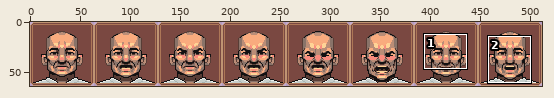
Two states of a sprite sheet, src/assets/art/boss.png. The picture above shows the old version from afar; the outline marks the close-up.
Close-up. Before the edit:
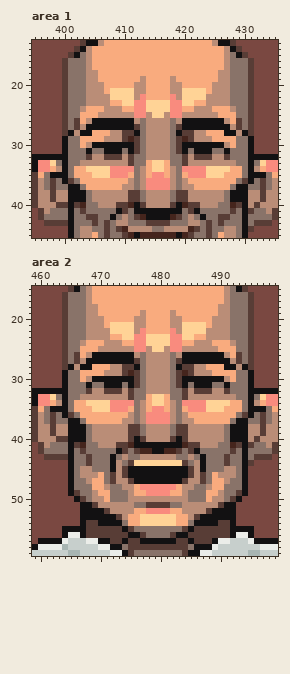
The file is 512x64 pixels. Shown: area 1: x 395..435, y 13..45; area 2: x 459..499, y 15..59.
Once edited:
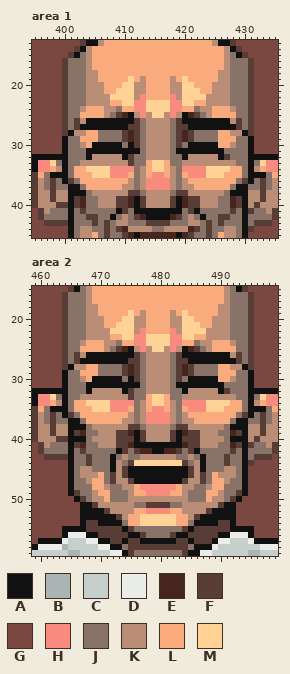
Palette (. is transparent): A #121112  B #a8b5b2  C #c7cfcc  D #ebede9  E #45251d  F #583d36  G #7a4841  H #f98b7e  J #897369  K #ba8d77  L #f9ab7e  M #ffd396
The edit:
Area 1:
y 19: x 411 L -> M; x 420 L -> M
y 20: x 410..411 LL -> MM; x 420..421 LL -> MM
y 21: x 408 M -> L; x 423 M -> L
y 24: x 409 K -> J; x 422 K -> J
y 25: x 406 K -> L; x 408..412 KKKKH -> JFEAK; x 419..423 HKKKK -> KAEFJ; x 425 K -> L
y 26: x 403..404 LK -> KA; x 412 K -> F; x 419 K -> F; x 427..428 KL -> AK
y 27: x 403 K -> A; x 411 A -> F; x 420 A -> F; x 428 K -> A
y 28: x 403..404 AA -> KL; x 406..409 LLKK -> JJJJ; x 411..412 FA -> EF; x 419..420 AF -> FE; x 422..425 KKLL -> JJJJ; x 427..428 AA -> LK
y 29: x 406..409 LKKK -> JJJJ; x 422..425 KKKL -> JJJJ
y 30: x 403..404 LK -> KL; x 410 A -> J; x 420 A -> J; x 426..428 AKL -> LLK
y 31: x 405..406 JJ -> AA; x 410 J -> A; x 412 F -> A; x 419 F -> A; x 421 J -> A; x 425..427 JJA -> AAJ
y 32: x 404 F -> A; x 407..410 FFFK -> KKKA; x 420 F -> A; x 422..424 FFF -> KKK; x 426 K -> A
y 33: x 420 F -> K
y 39: x 402..403 AA -> FE; x 405 K -> J; x 409..413 KKFFJ -> FFEAF; x 418..422 JFFKK -> FAEFF; x 426 K -> J; x 428..429 AA -> EF
Area 2:
y 19: x 475 L -> M; x 484 L -> M
y 20: x 474..475 LL -> MM; x 484..485 LL -> MM
y 21: x 472 M -> L; x 487 M -> L
y 24: x 473 K -> J; x 486 K -> J
y 25: x 470 K -> L; x 472..476 KKKKH -> JFEAK; x 483..487 HKKKK -> KAEFJ; x 489 K -> L
y 26: x 467..468 LK -> KA; x 476 K -> F; x 483 K -> F; x 491..492 KL -> AK
y 27: x 467 K -> A; x 475 A -> F; x 484 A -> F; x 492 K -> A
y 28: x 467..468 AA -> KL; x 470..473 LLKK -> JJJJ; x 475..476 FA -> EF; x 483..484 AF -> FE; x 486..489 KKLL -> JJJJ; x 491..492 AA -> LK
y 29: x 470..473 LKKK -> JJJJ; x 486..489 KKKL -> JJJJ
y 30: x 467..468 LK -> KL; x 474 A -> J; x 484 A -> J; x 490..492 AKL -> LLK
y 31: x 469..470 JJ -> AA; x 474 J -> A; x 476 F -> A; x 483 F -> A; x 485 J -> A; x 489..491 JJA -> AAJ
y 32: x 468 F -> A; x 471..474 FFFK -> KKKA; x 484 F -> A; x 486..488 FFF -> KKK; x 490 K -> A
y 33: x 484 F -> K
y 39: x 466..467 AA -> FE; x 469 K -> J; x 473..477 KKFFJ -> FFEAF; x 482..486 JFFKK -> FAEFF; x 490 K -> J; x 492..493 AA -> EF
y 40: x 473..474 KK -> FF; x 485..486 KK -> FF
y 56: x 467..469 AFF -> DAA; x 490..492 FFA -> AAD
Pixel boxes of the changes (left, top, right, bottom) in both close-ups:
changed: (80, 76, 140, 160)
changed: (176, 76, 236, 166)
changed: (74, 196, 242, 202)
changed: (80, 310, 140, 394)
changed: (176, 310, 236, 400)
changed: (74, 430, 242, 442)
changed: (80, 532, 98, 538)
changed: (218, 532, 236, 538)
